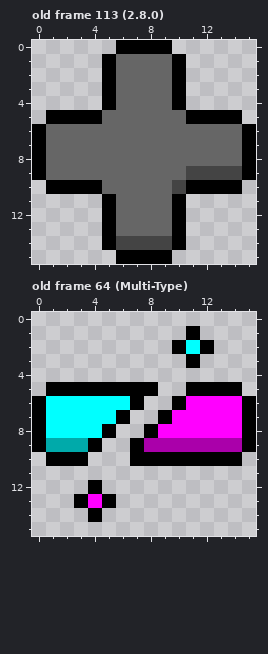
Pixel-art file: ase/PU.ase. Above, as it was before the edit.
16x16 pixels, 113 frames. Shown: old frame 113 (2.8.0), old frame 64 (Multi-Type). The commit also changed other frames, which this record leaves out.
New version:
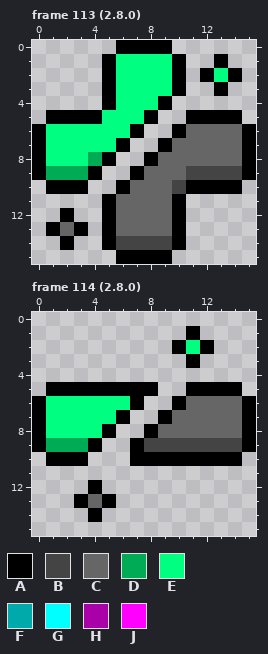
Palette (. is transparent): A #000000  B #444444  C #666666  D #00ab55  E #00ff80  F #00aaaa  G #00ffff  H #aa00aa  J #ff00ff
A new or re-ordered frame is compared with the old frame closest to it.
Difference:
frames 113 -> 124
Frame 113 (2.8.0) is new; against old frame 113 (2.8.0), layer "PU":
y 1: x 6..9 CCCC -> EEEE; x 13 . -> A
y 2: x 6..9 CCCC -> EEEE; x 12..14 ... -> AEA
y 3: x 6..9 CCCC -> EEEE; x 13 . -> A
y 4: x 6..10 CCCCA -> EEEA.
y 5: x 5..10 CCCCCC -> EEEA..
y 6: x 1..10 CCCCCCCCCC -> EEEEEEA..A
y 7: x 1..9 CCCCCCCCC -> EEEEEA..A
y 8: x 1..8 CCCCCCCC -> EEEDA..A
y 9: x 1..7 CCCCCCC -> DDDA..A
y 10: x 4..6 ACC -> ..A
y 12: x 2 . -> A
y 13: x 1..3 ... -> ACA
y 14: x 2 . -> A
Frame 114 (2.8.0) is new; against old frame 64 (Multi-Type), layer "PU":
y 2: x 11 G -> E
y 6: x 1..6 GGGGGG -> EEEEEE; x 11..14 JJJJ -> CCCC
y 7: x 1..5 GGGGG -> EEEEE; x 10..14 JJJJJ -> CCCCC
y 8: x 1..4 GGGG -> EEEE; x 9..14 JJJJJJ -> CCCCCC
y 9: x 1..3 FFF -> DDD; x 8..14 HHHHHHH -> BBBBBBB
y 13: x 4 J -> C
Pixel boxes of the changes (left, top, right, bottom) in both pictures:
changed: (46, 54, 242, 250)
changed: (186, 340, 200, 354)
changed: (46, 396, 242, 508)
